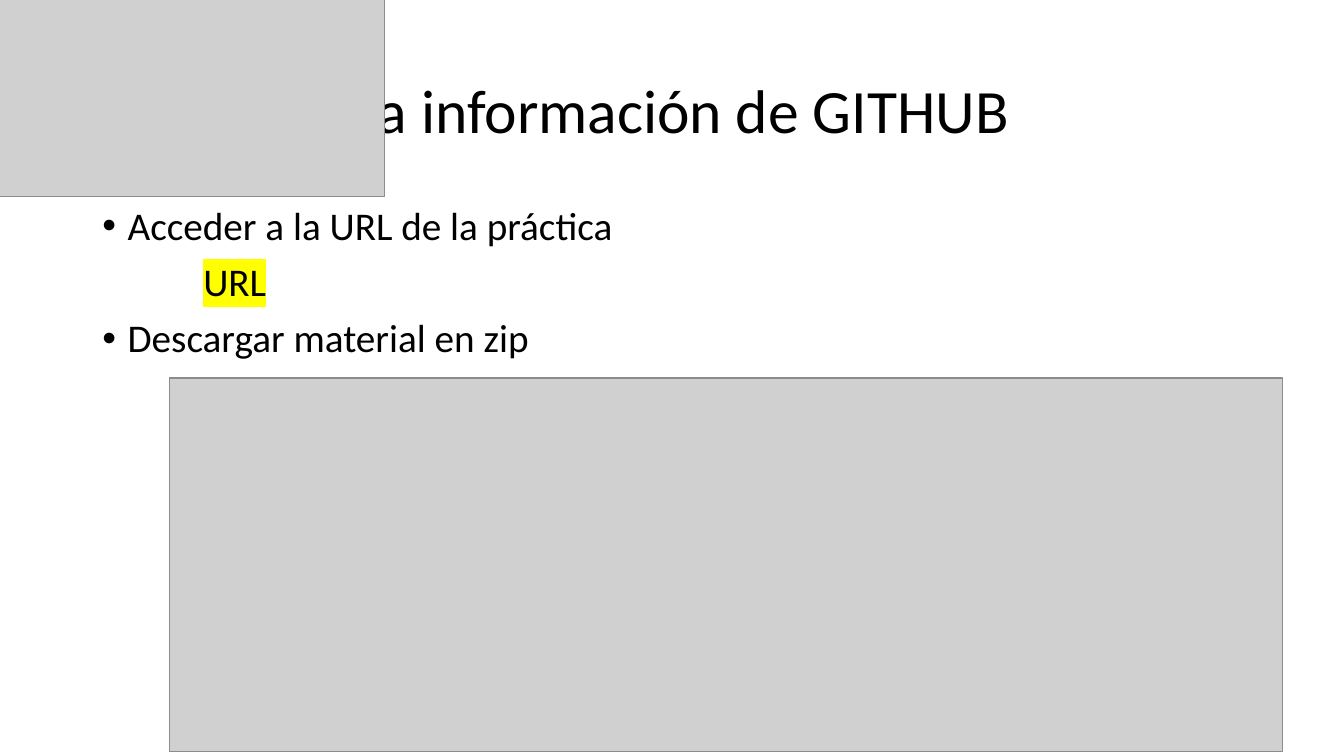
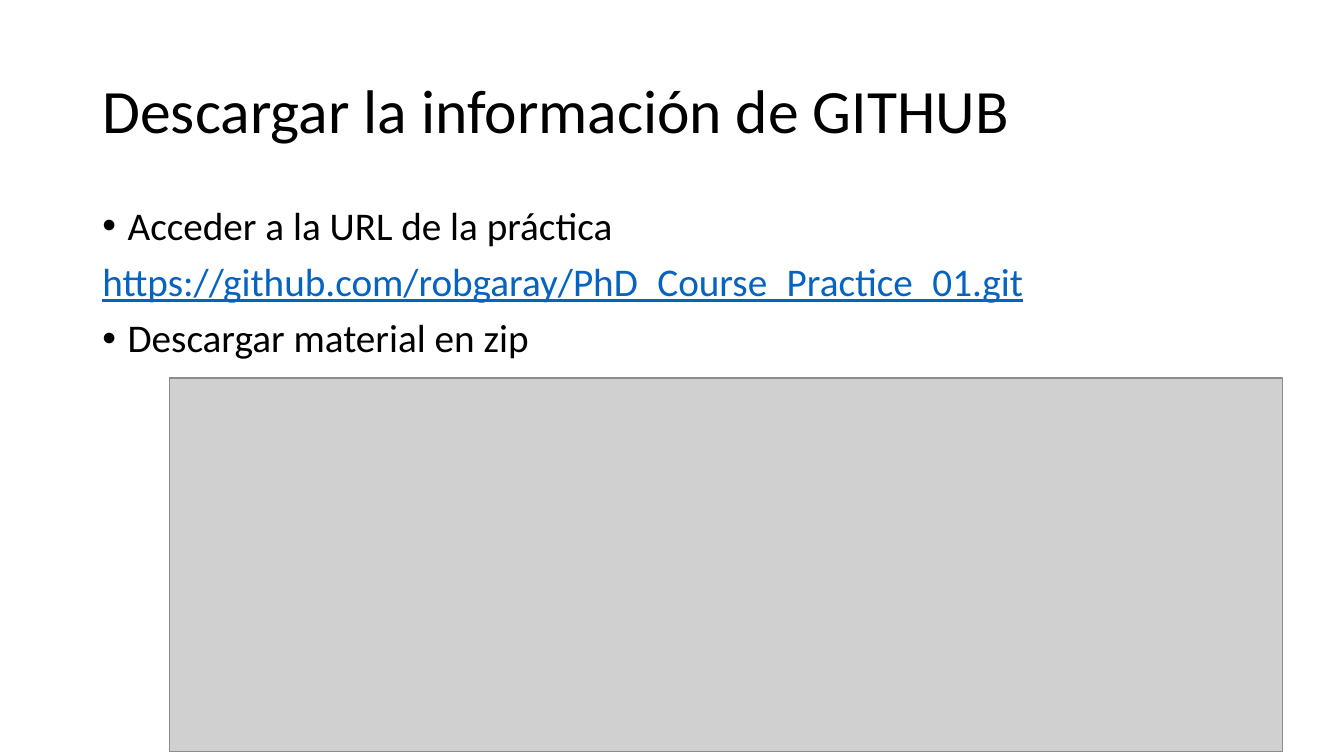
Before and after one commit to robgaray/PhD_Course_Practice_01, a slide deck: slide 5 of 3_Presentations/Sesion_1_Practica.pptx. Drawn at 1344x756 pixels with LibreOffice and Linux fonts; fonts in the diff are those of the drawing; grey boxes stand for pictures; background and template pictures are left out. Boxes give left, top, right and bottom in pixels: in the first picture for what was removed or moved away, otherwise in the second. Text is boxed around its words. In the diff, an @@ line names an element or a change of style, - is before the commit and + after.

```diff
--- a/3_Presentations/Sesion_1_Practica.pptx
+++ b/3_Presentations/Sesion_1_Practica.pptx
@@ picture removed at (0,0,384,197) @@
@@ text at (102,268,1022,303): text changed; text colour #000000 to #0563C1 @@
-URL
+https://github.com/robgaray/PhD_Course_Practice_01.git
```
Also in this commit, not shown: 1 slide added, 3 other files.
